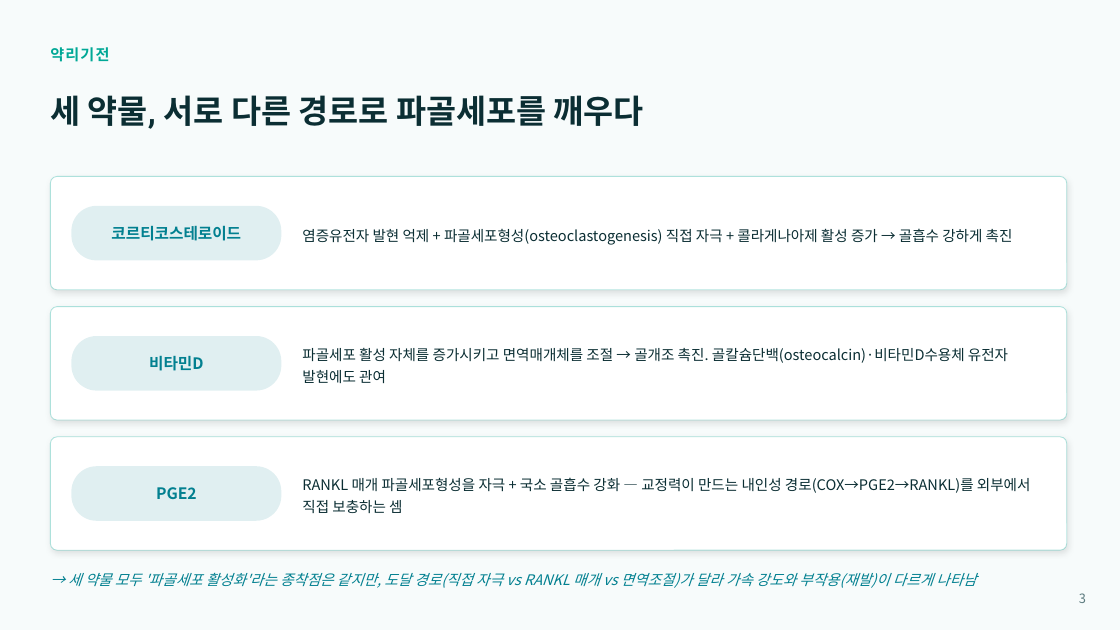
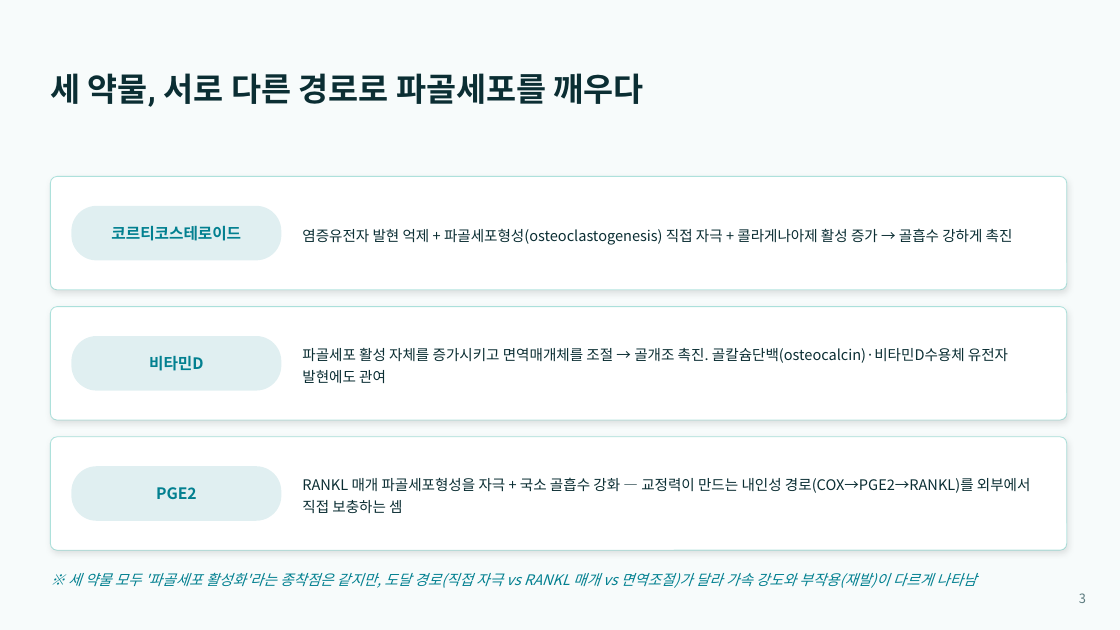
Before and after one commit to yojokem/-, a slide deck: slide 3 of 치과약리학실험2-논문발표/치과약리학실험2_논문발표.pptx. Drawn at 1120x630 pixels with LibreOffice and Linux fonts; fonts in the diff are those of the drawing. Boxes give left, top, right and bottom in pixels: in the first picture for what was removed or moved away, otherwise in the second. Text is boxed around its words. In the diff, an @@ line names an element or a change of style, - is before the commit and + after.

```diff
--- a/치과약리학실험2-논문발표/치과약리학실험2_논문발표.pptx
+++ b/치과약리학실험2-논문발표/치과약리학실험2_논문발표.pptx
@@ text "세 약물, 서로 다른 경로로 ...": place and size @@
-text "세 약물, 서로 다른 경로로 ..." at <box>50,95,644,129</box>
+text "세 약물, 서로 다른 경로로 ..." at <box>50,73,644,107</box>
@@ text removed at <box>50,47,109,62</box> @@
-약리기전
@@ text at <box>68,572,976,588</box>: text changed @@
-→ 세 약물 모두 '파골세포 활성화'라는 종착점은 같지만, 도달 경로(직접 자극 vs RANKL 매개 vs 면역조절)가 달라 가속 강도와 부작용(재발)이 다르게 나타남
+※ 세 약물 모두 '파골세포 활성화'라는 종착점은 같지만, 도달 경로(직접 자극 vs RANKL 매개 vs 면역조절)가 달라 가속 강도와 부작용(재발)이 다르게 나타남
```
Also in this commit, not shown: 9 other slides changed, 1 other file.
